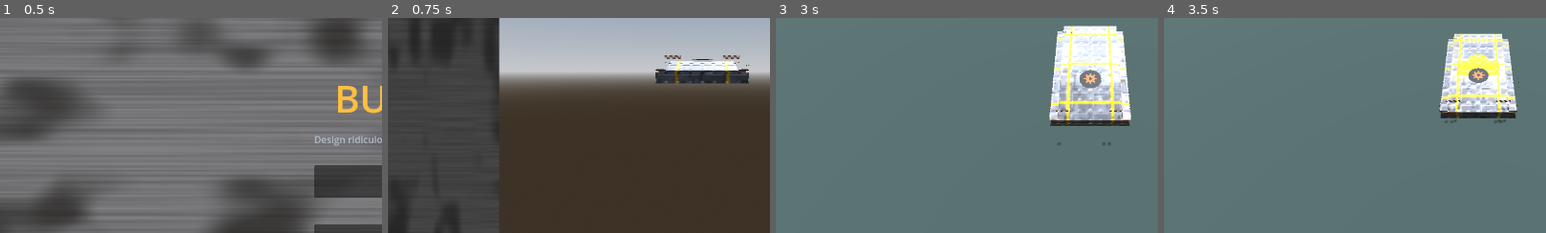
Above: before the commit, frames 1-4 (left to right).
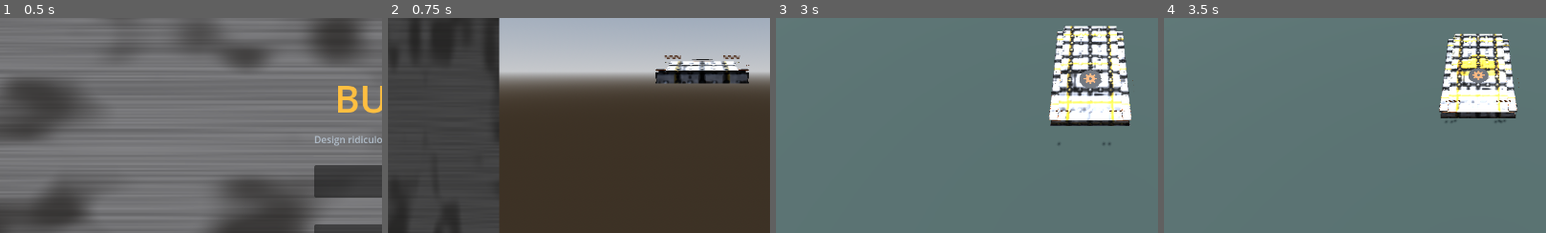
Above: after the commit, the same moments.

Repository: bobcatchris15-eng/Build-A-Bomber
Game: Godot game, scene res://scenes/MainMenu.tscn
Same seed, same stepped clock (60 frames per second), same inputs: the game is played once before the commit and once after it.
Inputs:
- Up to frame 1 (0.5 s): no input
- Up to frame 2 (0.75 s): click "🔧 Design Lab" at 0.5 s
- Up to frame 3 (3 s): click "Blueprint Library..." at 1.25 s; click "Mirror Placement [M]" at 2 s; click "Test in Arena" at 2.75 s
- Up to frame 4 (3.5 s): no input
The pictures show only the part of the screen within x 9-59%, y 38-88%; the shares and areas given below are measured in that part.

Frame 1 is identical in both runs. In frame 2, 1.2% of the frame differs, in the area x 70-95%, y 20-31%; in frame 3, 5.9%, in the area x 71-93%, y 3-51%; in frame 4, 4.7%.
Error in both runs: Invalid call. Nonexistent function 'set_border_enabled_all' in base 'StyleBoxFlat'. (res://scripts/ui_theme.gd:32)

Commit message:
Fix disabled per-faction hull albedo texture
hull_faction_material.gdshader had the real per-faction baked texture's
color contribution (color *= tex_albedo * 2.0) commented out and replaced
with a no-op debug line, present since the commit that first added this
feature - the texture's roughness/normal channels were never disabled,
only its color. Restored it: the baked ink panel-line darkening,
corrosion/streak tinting, and any faction's albedo-only overlay_style
(bayou_irregulars' camo blotch, salvage_union's patches, glacier_syndicate's
frost) now actually render, not just their roughness/normal side-effects.

Co-Authored-By: Claude Sonnet 5 <noreply@anthropic.com>

Diff:
--- a/prototype/shaders/hull_faction_material.gdshader
+++ b/prototype/shaders/hull_faction_material.gdshader
@@ -190,8 +190,7 @@
 	float tex_roughness = triplanar_sample(roughness_tex, tex_pos, tri_w).r;
 
 	vec3 color = mix(base_color.rgb, accent_color.rgb, accent_mask);
-	//color *= tex_albedo * 2.0;
-	color = mix(color, tex_albedo, 0.0); // DEBUG: silence unused-var warning without applying it
+	color *= tex_albedo * 2.0;
 	// Small structural bolt highlights at seam intersections, tinted by
 	// detail_color - the "oversized bolt-heads at seams" goofy-but-safe
 	// detail VISUAL_ART_DIRECTION.md 1.2 calls out, kept small (never
